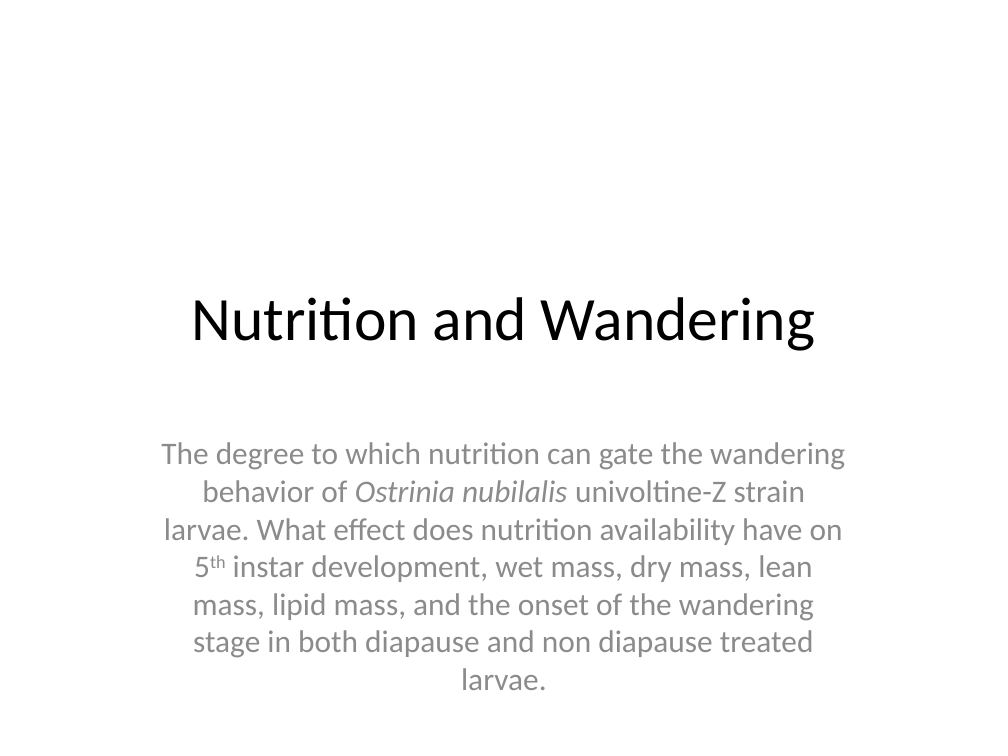
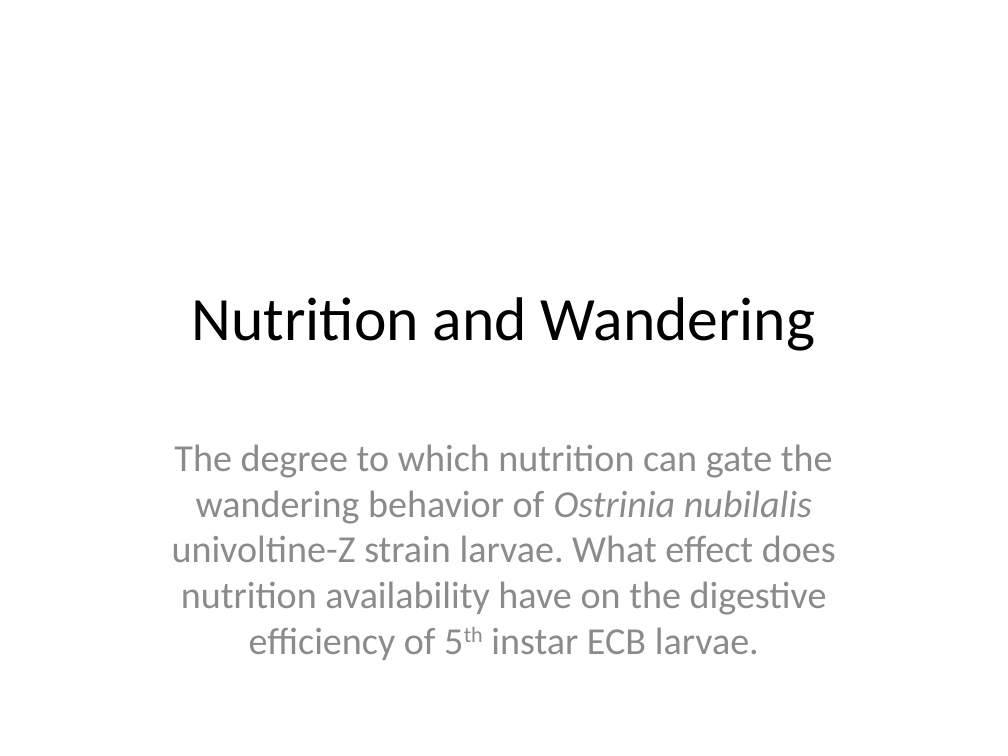
Before and after one commit to jamestbrown5/2018_Undergrad-Summer-Project, a slide deck: slide 1 of Documents/20180509_Undergrad Project_Nutrition and Wandering.pptx. Drawn at 1008x756 pixels with LibreOffice and Linux fonts; fonts in the diff are those of the drawing. Boxes give left, top, right and bottom in pixels: in the first picture for what was removed or moved away, otherwise in the second. Text is boxed around its words. In the diff, an @@ line names an element or a change of style, - is before the commit and + after.

```diff
--- a/Documents/20180509_Undergrad Project_Nutrition and Wandering.pptx
+++ b/Documents/20180509_Undergrad Project_Nutrition and Wandering.pptx
@@ subtitle at <box>172,444,836,660</box>: text changed; size 22.4 to 27.2 pt @@
-The degree to which nutrition can gate the wandering behavior of Ostrinia nubilalis univoltine-Z strain larvae. What effect does nutrition availability have on 5th instar development, wet mass, dry mass, lean mass, lipid mass, and the onset of the wandering stage in both diapause and non diapause treated larvae.
+The degree to which nutrition can gate the wandering behavior of Ostrinia nubilalis univoltine-Z strain larvae. What effect does nutrition availability have on the digestive efficiency of 5th instar ECB larvae.
```
Also in this commit, not shown: 1 other slide changed, 4 slides added, 1 other file.
